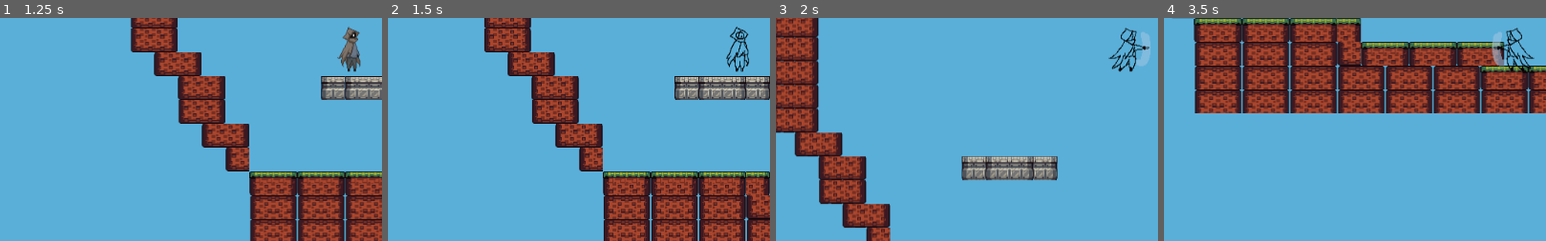
Above: before the commit, frames 1-4 (left to right).
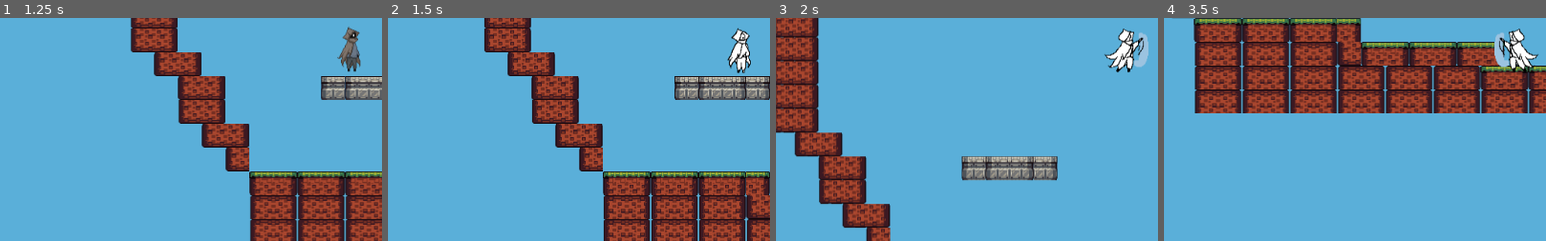
Above: after the commit, the same moments.

Repository: JacobMundy/06-Final-Project
Game: Godot game, scene res://Main Menu.tscn .tscn
The game is run twice, just before and just after one commit, with the same random seed, the same clock (stepped at 60 frames per second) and the same inputs. The engine's default icon, where the game draws it, is replaced by a stand-in: a white triangle on a blue panel in a dark square.
Inputs:
- Up to frame 1 (1.25 s): click "Start" at 0.5 s
- Up to frame 2 (1.5 s): hold D (Right) from 1.28 s (still down); tap J (Attack) at 1.35 s
- Up to frame 3 (2 s): keep holding D (Right); tap W (Jump) at 1.52 s
- Up to frame 4 (3.5 s): tap K (Shoot) at 2.1 s; tap W (Jump) at 2.27 s; release D (Right) at 2.78 s; hold A (Left) from 2.78 s (still down); tap J (Attack) at 2.85 s
The pictures show only the part of the screen within x 4-54%, y 43-93%; the shares and areas given below are measured in that part.

Frame 1 is identical in both runs. In frame 2, 0.9% of the frame differs, in the area x 88-95%, y 3-25%; in frame 3, 1.4%; in frame 4, 1.4%, in the area x 86-98%, y 4-25%.

Commit message:
update player sprites

Diff:
--- a/Game/Player/Player.tscn
+++ b/Game/Player/Player.tscn
@@ -1,78 +1,89 @@
-[gd_scene load_steps=26 format=2]
+[gd_scene load_steps=29 format=2]
 
 [ext_resource path="res://Player/Player.gd" type="Script" id=1]
 [ext_resource path="res://Assets/spritesheet-2.png" type="Texture" id=2]
 [ext_resource path="res://Player/Pause_Menu.gd" type="Script" id=3]
+[ext_resource path="res://Assets/playersheet.png" type="Texture" id=4]
 
 [sub_resource type="AtlasTexture" id=4]
 flags = 4
-atlas = ExtResource( 2 )
-region = Rect2( 1408, 0, 64, 64 )
+atlas = ExtResource( 4 )
+region = Rect2( 64, 192, 64, 64 )
 
 [sub_resource type="AtlasTexture" id=5]
 flags = 4
-atlas = ExtResource( 2 )
-region = Rect2( 1472, 0, 64, 64 )
+atlas = ExtResource( 4 )
+region = Rect2( 128, 192, 64, 64 )
 
 [sub_resource type="AtlasTexture" id=6]
 flags = 4
-atlas = ExtResource( 2 )
-region = Rect2( 1536, 0, 64, 64 )
+atlas = ExtResource( 4 )
+region = Rect2( 192, 192, 64, 64 )
 
 [sub_resource type="AtlasTexture" id=7]
 flags = 4
-atlas = ExtResource( 2 )
-region = Rect2( 1600, 0, 64, 64 )
+atlas = ExtResource( 4 )
+region = Rect2( 256, 192, 64, 64 )
 
 [sub_resource type="AtlasTexture" id=8]
 flags = 4
-atlas = ExtResource( 2 )
-region = Rect2( 1664, 0, 64, 64 )
+atlas = ExtResource( 4 )
+region = Rect2( 0, 256, 64, 64 )
 
 [sub_resource type="AtlasTexture" id=9]
 flags = 4
-atlas = ExtResource( 2 )
-region = Rect2( 1728, 0, 64, 64 )
+atlas = ExtResource( 4 )
+region = Rect2( 64, 256, 64, 64 )
 
 [sub_resource type="AtlasTexture" id=10]
 flags = 4
-atlas = ExtResource( 2 )
-region = Rect2( 1792, 0, 64, 64 )
+atlas = ExtResource( 4 )
+region = Rect2( 128, 256, 64, 64 )
 
 [sub_resource type="AtlasTexture" id=11]
 flags = 4
-atlas = ExtResource( 2 )
-region = Rect2( 1024, 0, 64, 64 )
+atlas = ExtResource( 4 )
+region = Rect2( 256, 64, 64, 64 )
 
 [sub_resource type="AtlasTexture" id=12]
 flags = 4
-atlas = ExtResource( 2 )
-region = Rect2( 1088, 0, 64, 64 )
+atlas = ExtResource( 4 )
+region = Rect2( 0, 128, 64, 64 )
 
 [sub_resource type="AtlasTexture" id=13]
 flags = 4
-atlas = ExtResource( 2 )
-region = Rect2( 512, 0, 64, 64 )
+atlas = ExtResource( 4 )
+region = Rect2( 64, 128, 64, 64 )
 
 [sub_resource type="AtlasTexture" id=14]
 flags = 4
-atlas = ExtResource( 2 )
-region = Rect2( 576, 0, 64, 64 )
+atlas = ExtResource( 4 )
+region = Rect2( 128, 128, 64, 64 )
 
 [sub_resource type="AtlasTexture" id=15]
 flags = 4
-atlas = ExtResource( 2 )
-region = Rect2( 640, 0, 64, 64 )
+atlas = ExtResource( 4 )
+region = Rect2( 192, 128, 64, 64 )
 
 [sub_resource type="AtlasTexture" id=16]
 flags = 4
-atlas = ExtResource( 2 )
-region = Rect2( 704, 0, 64, 64 )
+atlas = ExtResource( 4 )
+region = Rect2( 256, 128, 64, 64 )
 
 [sub_resource type="AtlasTexture" id=17]
 flags = 4
-atlas = ExtResource( 2 )
-region = Rect2( 960, 0, 64, 64 )
+atlas = ExtResource( 4 )
+region = Rect2( 0, 192, 64, 64 )
+
+[sub_resource type="AtlasTexture" id=18]
+flags = 4
+atlas = ExtResource( 4 )
+region = Rect2( 128, 64, 64, 64 )
+
+[sub_resource type="AtlasTexture" id=19]
+flags = 4
+atlas = ExtResource( 4 )
+region = Rect2( 192, 64, 64, 64 )
 
 [sub_resource type="AtlasTexture" id=1]
 flags = 4
@@ -86,28 +97,28 @@
 
 [sub_resource type="AtlasTexture" id=20]
 flags = 4
-atlas = ExtResource( 2 )
-region = Rect2( 832, 0, 64, 64 )
+atlas = ExtResource( 4 )
+region = Rect2( 64, 64, 64, 64 )
 
 [sub_resource type="AtlasTexture" id=21]
 flags = 4
-atlas = ExtResource( 2 )
-region = Rect2( 1152, 0, 64, 64 )
+atlas = ExtResource( 4 )
+region = Rect2( 128, 0, 64, 64 )
 
 [sub_resource type="AtlasTexture" id=22]
 flags = 4
-atlas = ExtResource( 2 )
-region = Rect2( 1216, 0, 64, 64 )
+atlas = ExtResource( 4 )
+region = Rect2( 192, 0, 64, 64 )
 
 [sub_resource type="AtlasTexture" id=23]
 flags = 4
-atlas = ExtResource( 2 )
-region = Rect2( 1280, 0, 64, 64 )
+atlas = ExtResource( 4 )
+region = Rect2( 256, 0, 64, 64 )
 
 [sub_resource type="AtlasTexture" id=24]
 flags = 4
-atlas = ExtResource( 2 )
-region = Rect2( 1344, 0, 64, 64 )
+atlas = ExtResource( 4 )
+region = Rect2( 0, 64, 64, 64 )
 
 [sub_resource type="SpriteFrames" id=3]
 animations = [ {
@@ -121,12 +132,12 @@
 "name": "fall",
 "speed": 5.0
 }, {
-"frames": [ SubResource( 13 ), SubResource( 14 ), SubResource( 15 ), SubResource( 16 ) ],
+"frames": [ SubResource( 13 ), SubResource( 14 ), SubResource( 15 ), SubResource( 16 ), SubResource( 17 ) ],
 "loop": true,
 "name": "fall_attack",
 "speed": 5.0
 }, {
-"frames": [ SubResource( 17 ) ],
+"frames": [ SubResource( 18 ), SubResource( 19 ) ],
 "loop": true,
 "name": "falling",
 "speed": 5.0
@@ -156,7 +167,9 @@
 position = Vector2( 0, -1 )
 scale = Vector2( 2, 2 )
 frames = SubResource( 3 )
-animation = "fall"
+animation = "running"
+frame = 3
+speed_scale = 0.7
 playing = true
 
 [node name="Player" type="Area2D" parent="."]
Not shown, added: Game/Assets/World/spikes.png.import
Not shown, added: Game/Assets/enemies/shield.png.import
Binary file added: Game/Assets/playersheet.png
Not shown, added: Game/Assets/playersheet.png.import
